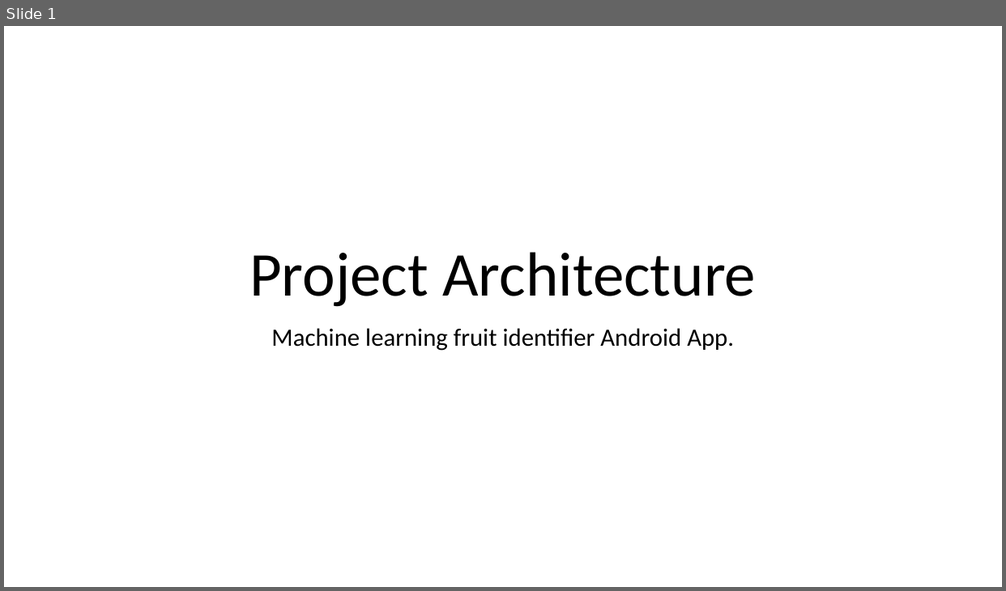
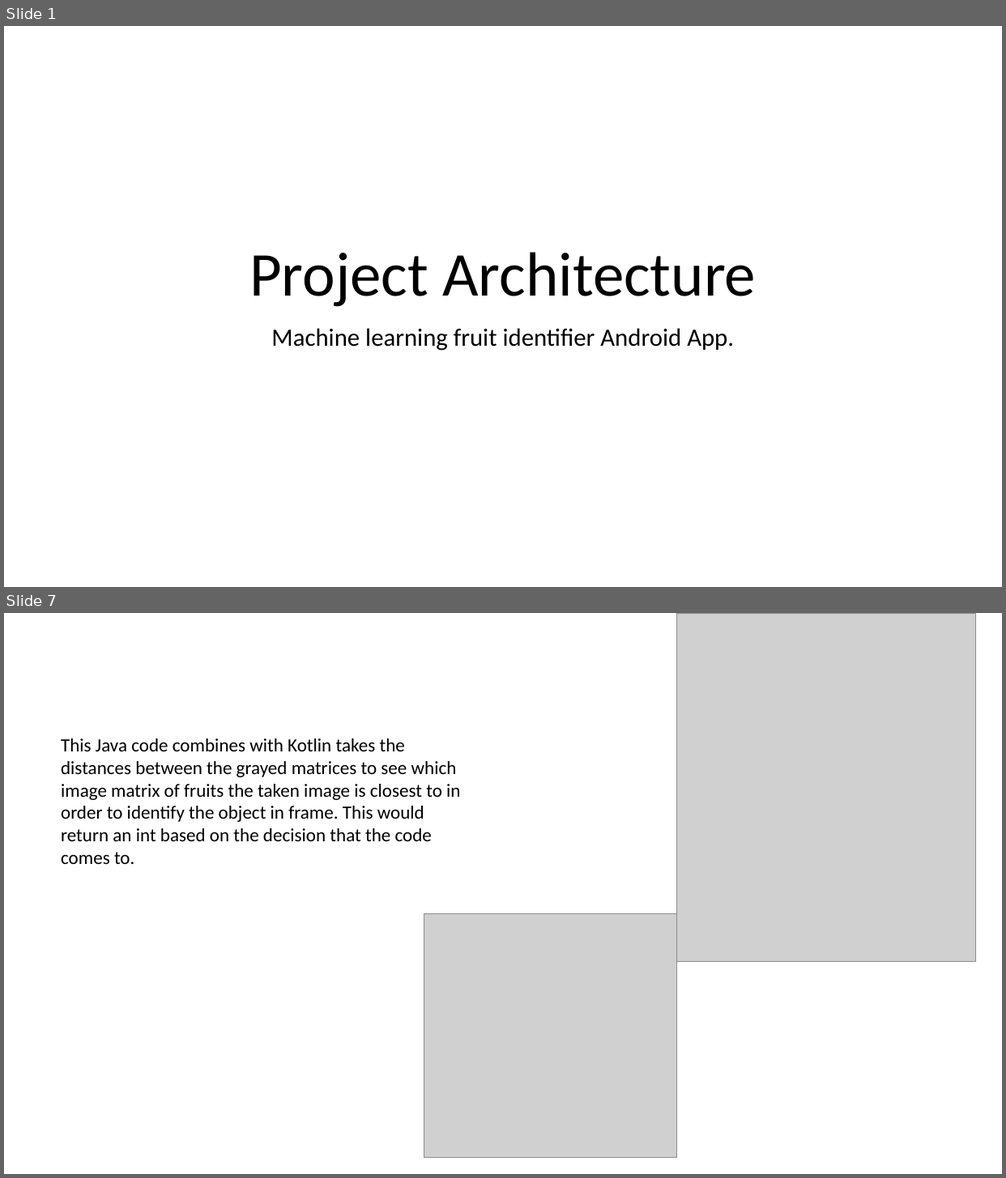
Before and after one commit to skakigi/EC327CameraVision, a slide deck: ProjectArchitecture.pptx. Shown one above the other, each under a label of ours: slide 1 before the commit, slides 1 and 7 after it; the slides between them are not shown. The pictures are 1006x591 and 1006x1178 pixels, drawn with LibreOffice and Linux fonts; fonts in the diff are those of the drawing; grey boxes stand for pictures. Boxes give left, top, right and bottom in pixels: in the first picture for what was removed or moved away, otherwise in the second. Text is boxed around its words. In the diff, an @@ line names an element or a change of style, - is before the commit and + after.

```diff
--- a/ProjectArchitecture.pptx
+++ b/ProjectArchitecture.pptx
@@ slide 7 added at (4, 613, 1002, 1174), background #FFFFFF @@
@@ picture added at (677, 613, 976, 962) @@
@@ text added at (61, 739, 460, 864), 18 pt, text #000000 @@
+This Java code combines with Kotlin takes the distances between the grayed matrices to see which image matrix of fruits the taken image is closest to in order to identify the object in frame. This would return an int based on the decision that the code comes to.
@@ picture added at (424, 914, 678, 1158) @@
```
Also in this commit, not shown: 2 slides changed, 5 other slides added, 2 slides removed.
